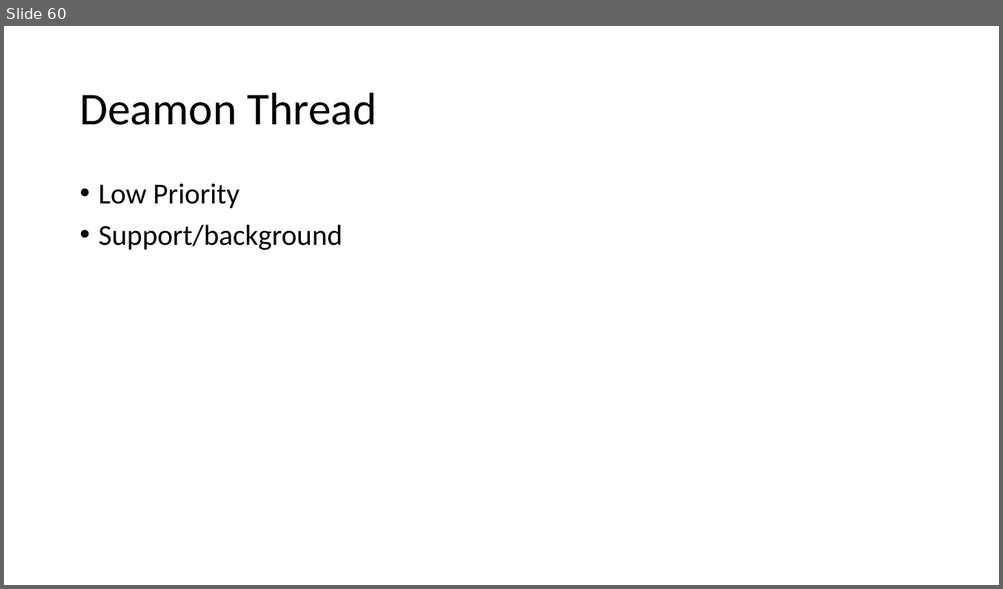
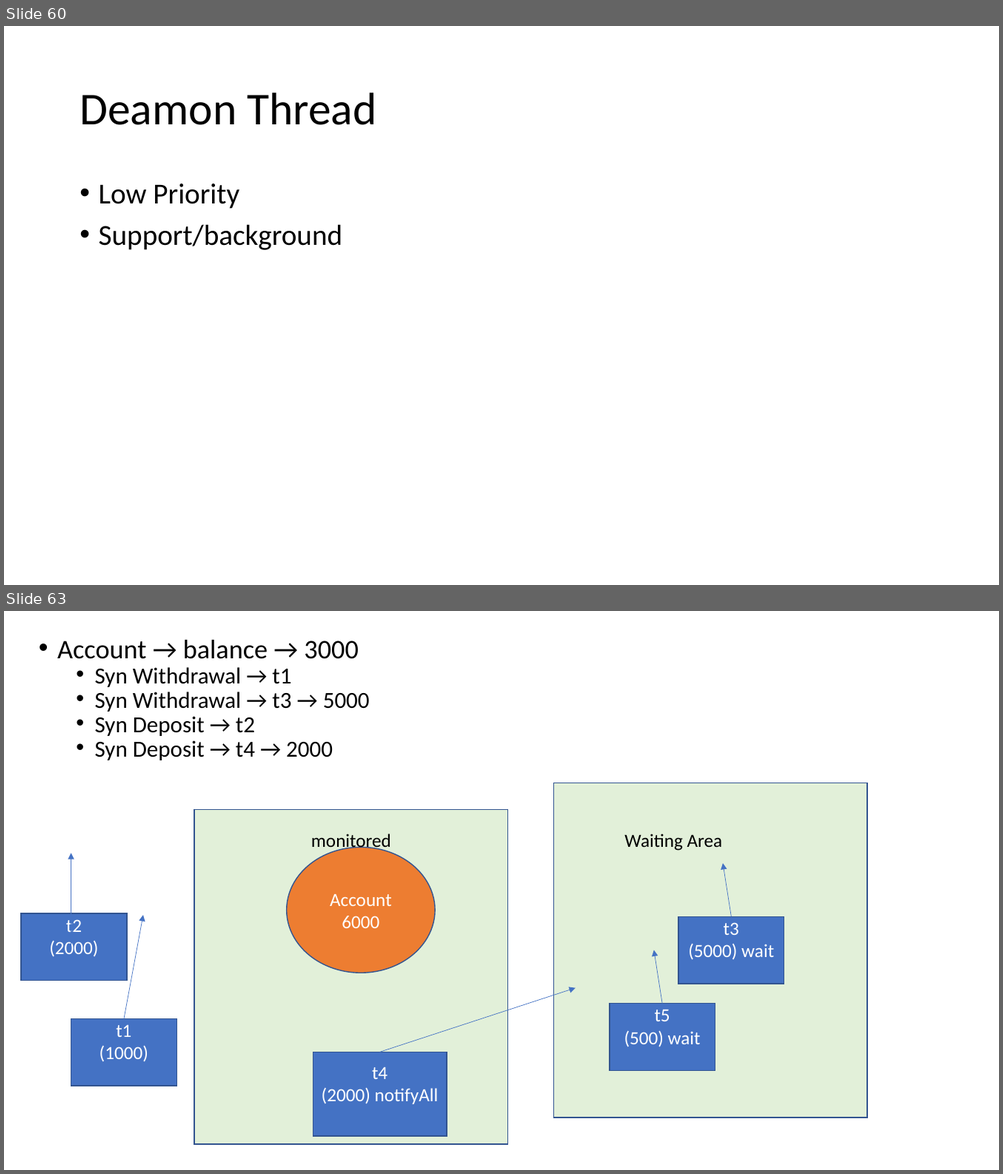
Before and after one commit to caprepo/java-jul, a slide deck: Java.pptx. Shown one above the other, each under a label of ours: slide 60 before the commit, slides 60 and 63 after it; the slides between them are not shown. The pictures are 1003x589 and 1003x1174 pixels, drawn with LibreOffice and Linux fonts; fonts in the diff are those of the drawing. Boxes give left, top, right and bottom in pixels: in the first picture for what was removed or moved away, otherwise in the second. Text is boxed around its words. In the diff, an @@ line names an element or a change of style, - is before the commit and + after.

```diff
--- a/Java.pptx
+++ b/Java.pptx
@@ slide 63 added at (4,611,999,1170), background #FFFFFF @@
@@ text added at (57,639,370,760), 22.2 pt, text #000000 @@
+• Account → balance → 3000
+  • Syn Withdrawal → t1
+  • Syn Withdrawal → t3 → 5000
+  • Syn Deposit → t2
+  • Syn Deposit → t4 → 2000
@@ rectangle added at (554,783,868,1118), fill #E2F0D9, outline #325491 1 pt @@
@@ rectangle added at (194,809,508,1145), fill #E2F0D9, outline #325491 1 pt @@
@@ arrow added from (71, 948) to (71, 854), #4472C4 0.5 pt @@
@@ ellipse added at (287,848,435,974), fill #ED7D31, outline #325491 1 pt, 18 pt, text #FFFFFF @@
+Account
+6000
@@ text added at (311,834,391,852), 18 pt, text #000000 @@
+monitored
@@ text added at (624,834,723,851), 18 pt, text #000000 @@
+Waiting Area
@@ arrow added from (731, 917) to (723, 863), #4472C4 0.5 pt @@
@@ rectangle added at (21,914,127,981), fill #4472C4, outline #325491 1 pt, 18 pt, text #FFFFFF @@
+t2
+(2000)
@@ arrow added from (124, 1019) to (144, 915), #4472C4 0.5 pt @@
@@ rectangle added at (678,917,785,984), fill #4472C4, outline #325491 1 pt, 18 pt, text #FFFFFF @@
+t3
+(5000) wait
@@ arrow added from (662, 1004) to (654, 951), #4472C4 0.5 pt @@
@@ arrow added from (380, 1053) to (575, 988), #4472C4 0.5 pt @@
@@ rectangle added at (609,1004,715,1071), fill #4472C4, outline #325491 1 pt, 18 pt, text #FFFFFF @@
+t5
+(500) wait
@@ rectangle added at (71,1019,177,1086), fill #4472C4, outline #325491 1 pt, 18 pt, text #FFFFFF @@
+t1
+(1000)
@@ rectangle added at (313,1053,447,1137), fill #4472C4, outline #325491 1 pt, 18 pt, text #FFFFFF @@
+t4
+(2000) notifyAll
```
Also in this commit, not shown: 21 other slides added, 1 other file.
